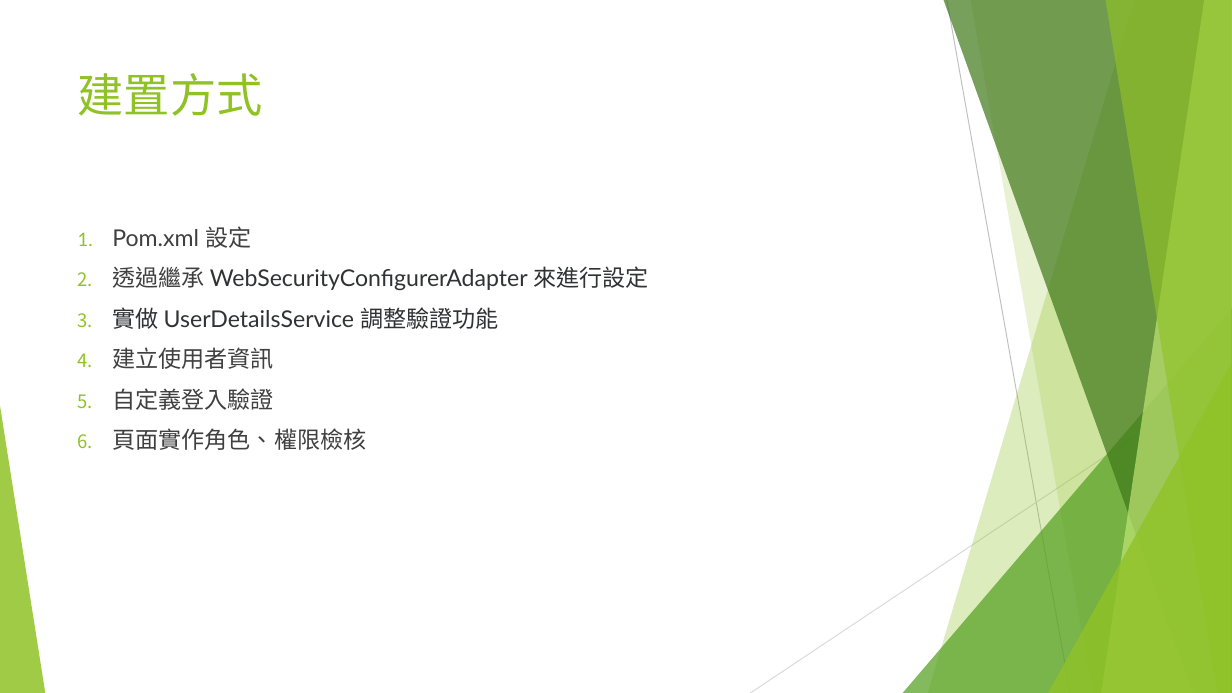
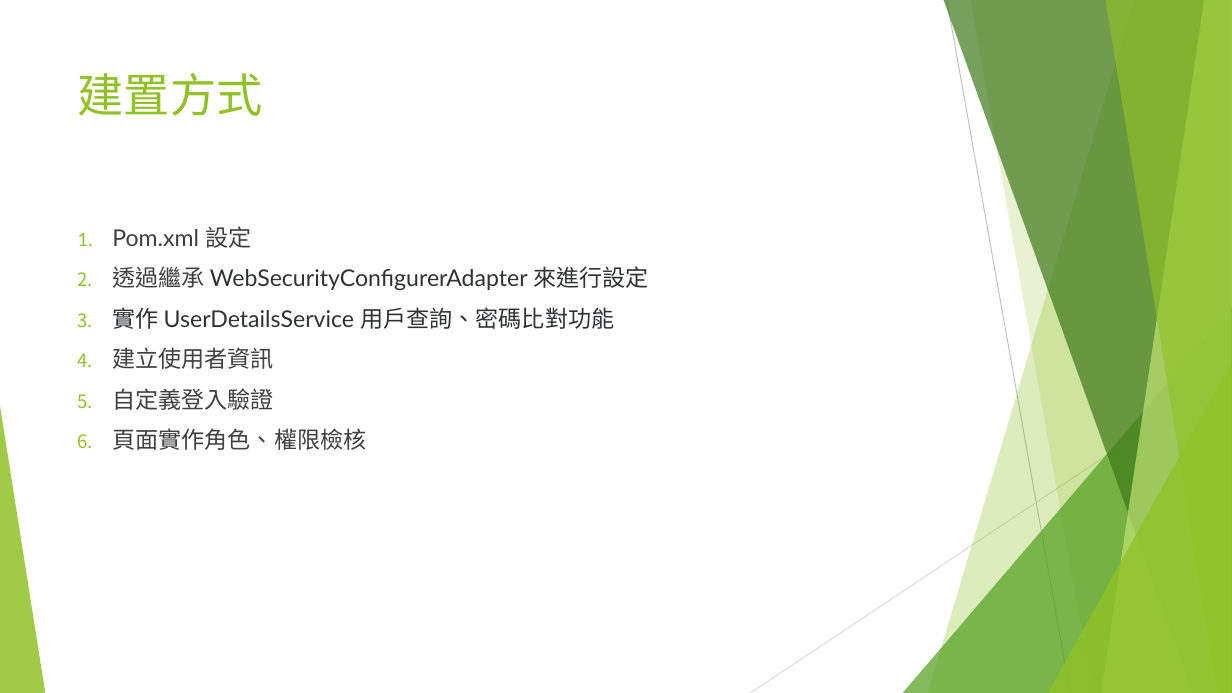
Before and after one commit to Danece/SpringBootSecurity, a slide deck: slide 5 of Spring Boot Security.pptx. Drawn at 1232x693 pixels with LibreOffice and Linux fonts; fonts in the diff are those of the drawing. Boxes give left, top, right and bottom in pixels: in the first picture for what was removed or moved away, otherwise in the second. Text is boxed around its words. In the diff, an @@ line names an element or a change of style, - is before the commit and + after.

Commit message:
adjust ptt內容、add i18N語系建置、fixed 清除無用程式碼

```diff
--- a/Spring Boot Security.pptx
+++ b/Spring Boot Security.pptx
@@ text at (112, 307, 614, 329): text changed @@
-3. 實做 UserDetailsService 調整驗證功能
+3. 實作 UserDetailsService 用戶查詢、密碼比對功能
```
Also in this commit, not shown: 14 other slides changed, 5 other files.
